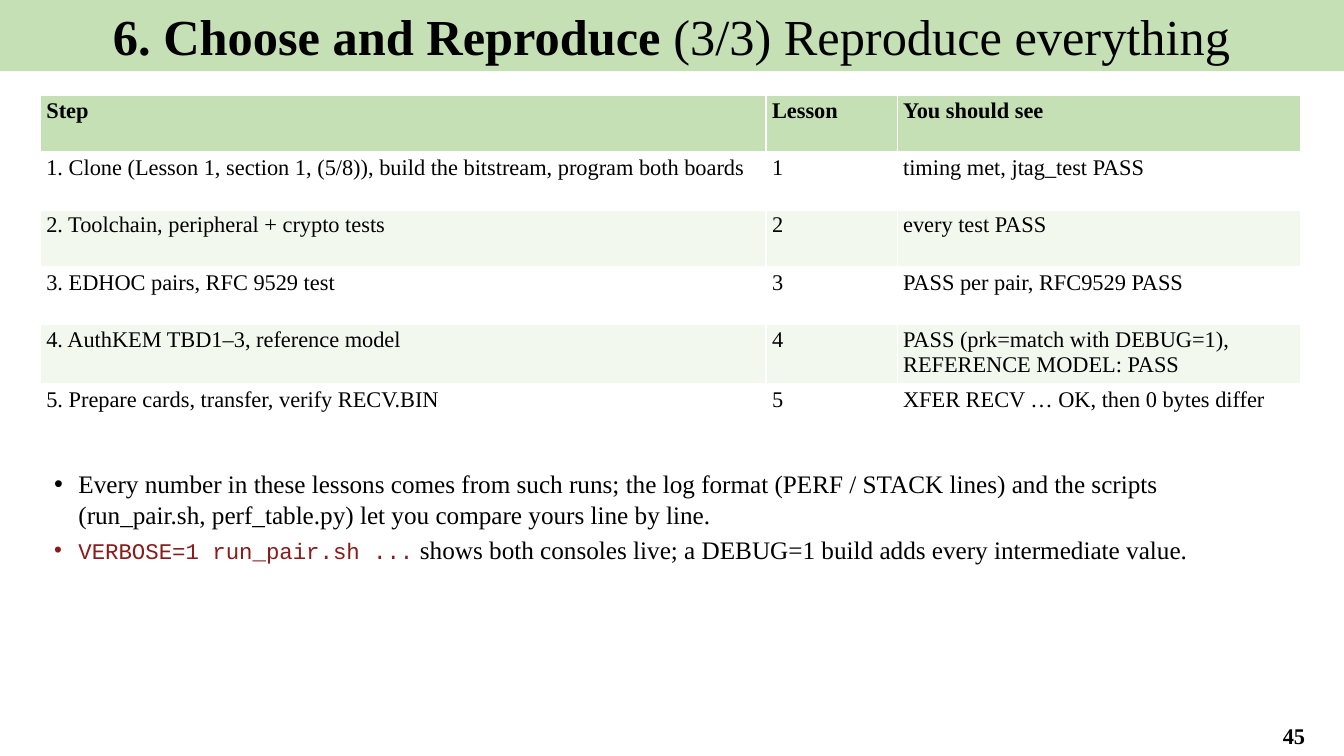
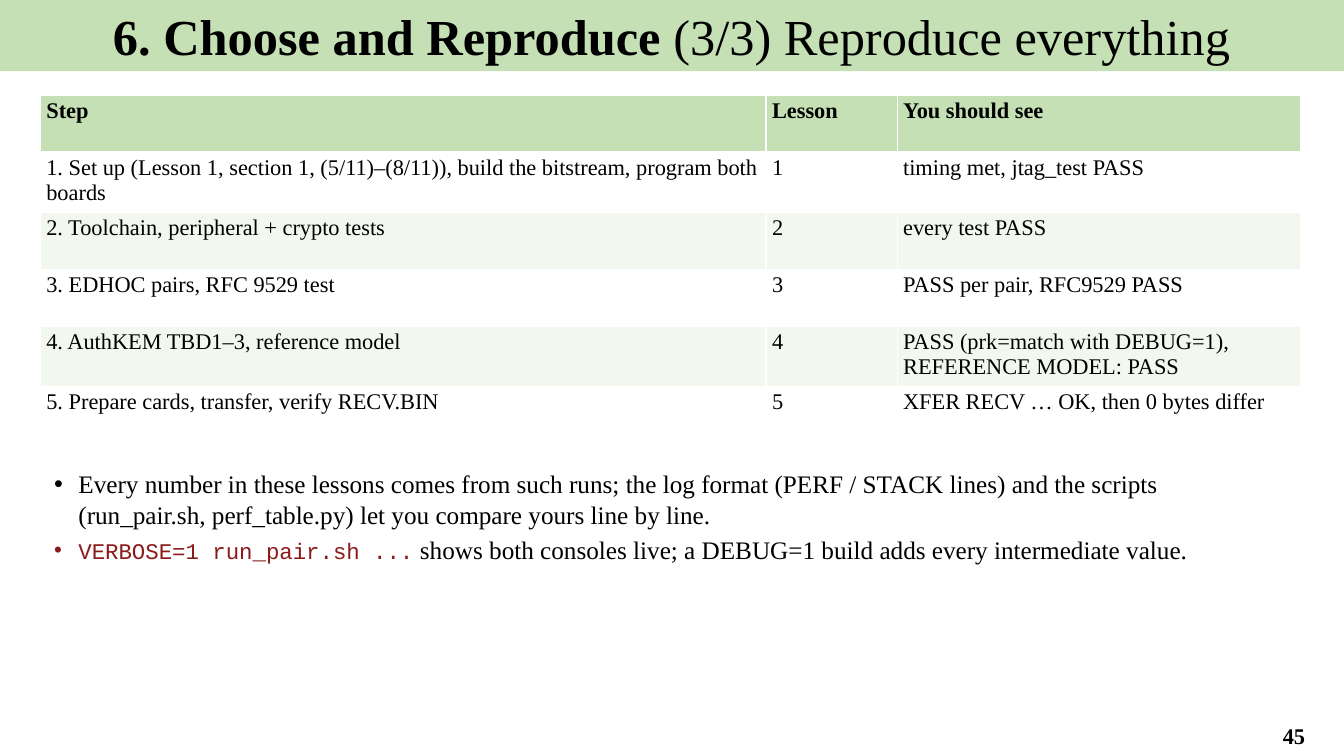
Before and after one commit to Khaiduy/chipyard-edhoc, a slide deck: slide 45 of fpga/sw/export/docs/slides/05_Secure_file_transfer_and_results.pptx. Drawn at 1344x756 pixels with LibreOffice and Linux fonts; fonts in the diff are those of the drawing. Boxes give left, top, right and bottom in pixels: in the first picture for what was removed or moved away, otherwise in the second. Text is boxed around its words. In the diff, an @@ line names an element or a change of style, - is before the commit and + after.

```diff
--- a/fpga/sw/export/docs/slides/05_Secure_file_transfer_and_results.pptx
+++ b/fpga/sw/export/docs/slides/05_Secure_file_transfer_and_results.pptx
@@ table at bbox=[40, 96, 1301, 439] @@
-row 2, column 1: 1. Clone (Lesson 1, section 1, (5/8)), build the bitstream, program both boards
+row 2, column 1: 1. Set up (Lesson 1, section 1, (5/11)–(8/11)), build the bitstream, program both boards
```
Also in this commit, not shown: 7 other files.
